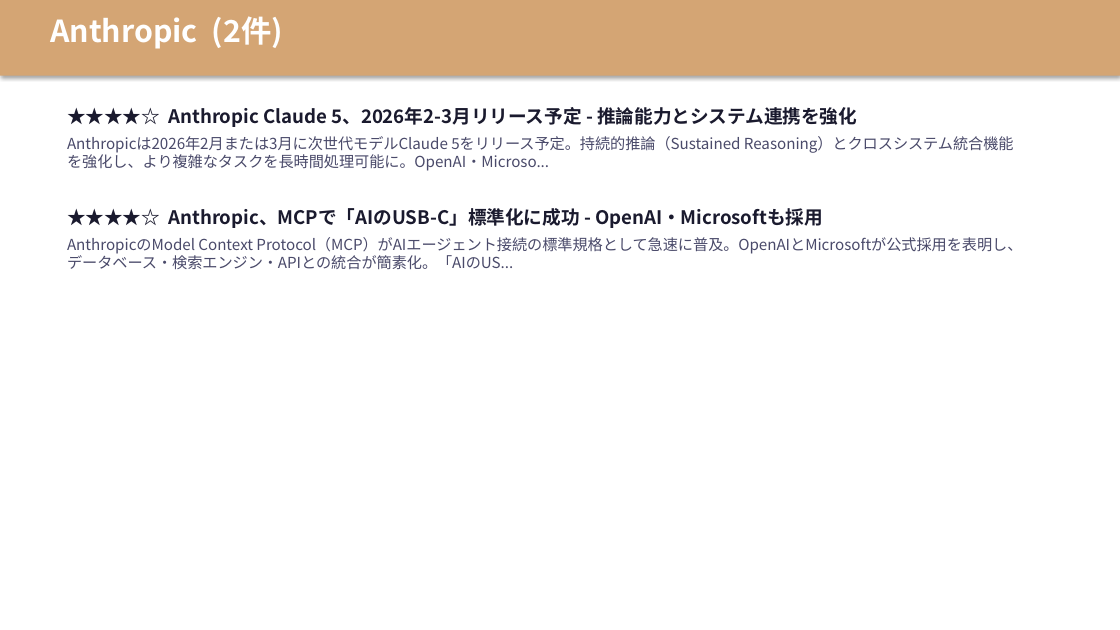
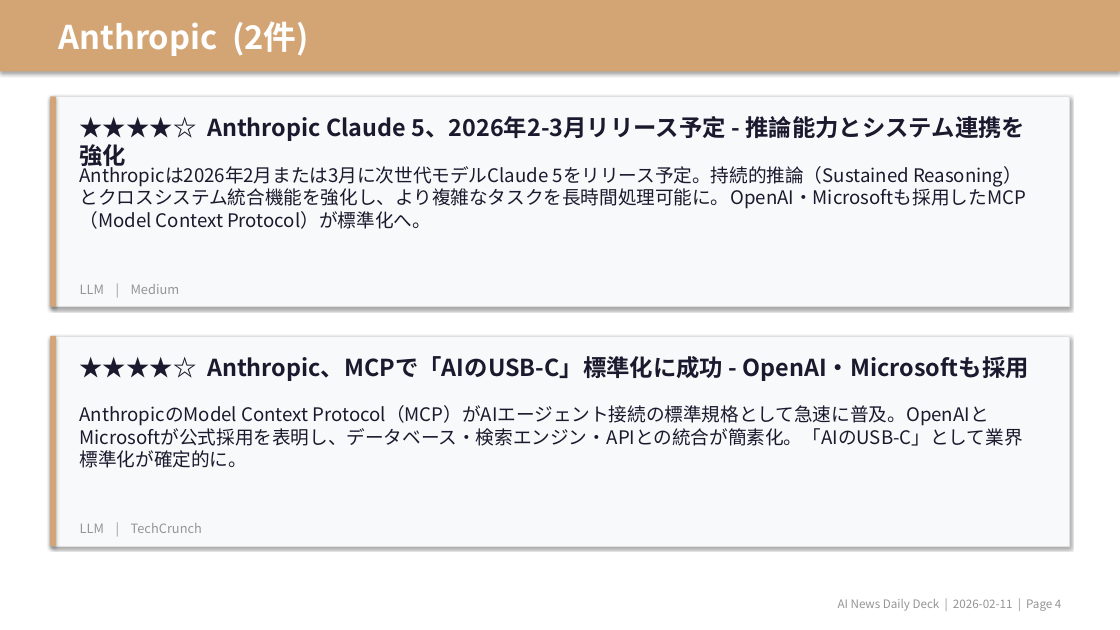
Before and after one commit to chel2311/ai-news-deck-reports, a slide deck: slide 5 of 2026-02-11/report.pptx (slide 4 before the commit). Drawn at 1120x630 pixels with LibreOffice and Linux fonts; fonts in the diff are those of the drawing. Boxes give left, top, right and bottom in pixels: in the first picture for what was removed or moved away, otherwise in the second. Text is boxed around its words. In the diff, an @@ line names an element or a change of style, - is before the commit and + after.

```diff
--- a/2026-02-11/report.pptx
+++ b/2026-02-11/report.pptx
@@ rectangle: place and size @@
-rectangle at bbox=[0, 0, 1120, 76]
+rectangle at bbox=[0, 0, 1120, 71]
@@ text "Anthropic (2件)": place and size @@
-text "Anthropic (2件)" at bbox=[50, 16, 284, 49]
+text "Anthropic (2件)" at bbox=[59, 21, 308, 56]
@@ text "Anthropic (2件)" at bbox=[59, 21, 308, 56]: size 26 to 28 pt @@
@@ rectangle added at bbox=[50, 97, 1070, 307], fill #F8F9FA, outline #E0E0E0 0.5 pt @@
@@ rectangle added at bbox=[50, 97, 56, 307], fill #D4A574 @@
@@ text added at bbox=[80, 116, 1025, 171], 20 pt, text #1A1A2E, bold @@
+★★★★☆ Anthropic Claude 5、2026年2-3月リリース予定 - 推論能力とシステム連携を強化
@@ text at bbox=[80, 163, 1026, 229]: text changed; size 13 to 16 pt; text colour #4A4A6A to #1A1A2E @@
-★★★★☆ Anthropic Claude 5、2026年2-3月リリース予定 - 推論能力とシステム連携を強化
-Anthropicは2026年2月または3月に次世代モデルClaude 5をリリース予定。持続的推論（Sustained Reasoning）とクロスシステム統合機能を強化し、より複雑なタスクを長時間処理可能に。OpenAI・Microso...
+Anthropicは2026年2月または3月に次世代モデルClaude 5をリリース予定。持続的推論（Sustained Reasoning）とクロスシステム統合機能を強化し、より複雑なタスクを長時間処理可能に。OpenAI・Microsoftも採用したMCP（Model Context Protocol）が標準化へ。
@@ text added at bbox=[80, 284, 180, 294], 11 pt, text #959595 @@
+LLM | Medium
@@ rectangle added at bbox=[50, 336, 1070, 546], fill #F8F9FA, outline #E0E0E0 0.5 pt @@
@@ rectangle added at bbox=[50, 336, 56, 546], fill #D4A574 @@
@@ text added at bbox=[207, 356, 1029, 381], 20 pt, text #1A1A2E, bold @@
+★★★★☆ Anthropic、MCPで「AIのUSB-C」標準化に成功 - OpenAI・Microsoftも採用
@@ text at bbox=[80, 405, 1023, 468]: text changed; size 13 to 16 pt; text colour #4A4A6A to #1A1A2E @@
-★★★★☆ Anthropic、MCPで「AIのUSB-C」標準化に成功 - OpenAI・Microsoftも採用
-AnthropicのModel Context Protocol（MCP）がAIエージェント接続の標準規格として急速に普及。OpenAIとMicrosoftが公式採用を表明し、データベース・検索エンジン・APIとの統合が簡素化。「AIのUS...
+AnthropicのModel Context Protocol（MCP）がAIエージェント接続の標準規格として急速に普及。OpenAIとMicrosoftが公式採用を表明し、データベース・検索エンジン・APIとの統合が簡素化。「AIのUSB-C」として業界標準化が確定的に。
@@ text added at bbox=[80, 523, 202, 533], 11 pt, text #959595 @@
+LLM | TechCrunch
@@ text added at bbox=[838, 599, 1061, 611], 10 pt, text #959595 @@
+AI News Daily Deck | 2026-02-11 | Page 4
```
Also in this commit, not shown: 9 other slides changed, 6 slides added, 1 slide removed, 7 other files.
